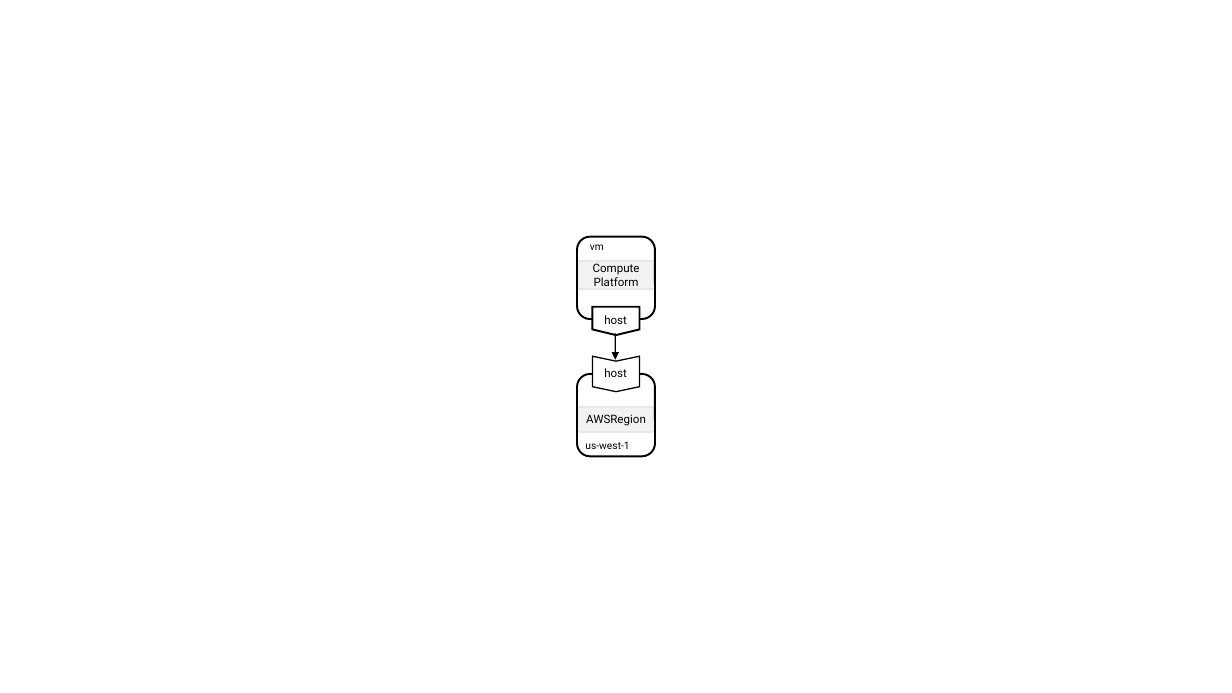
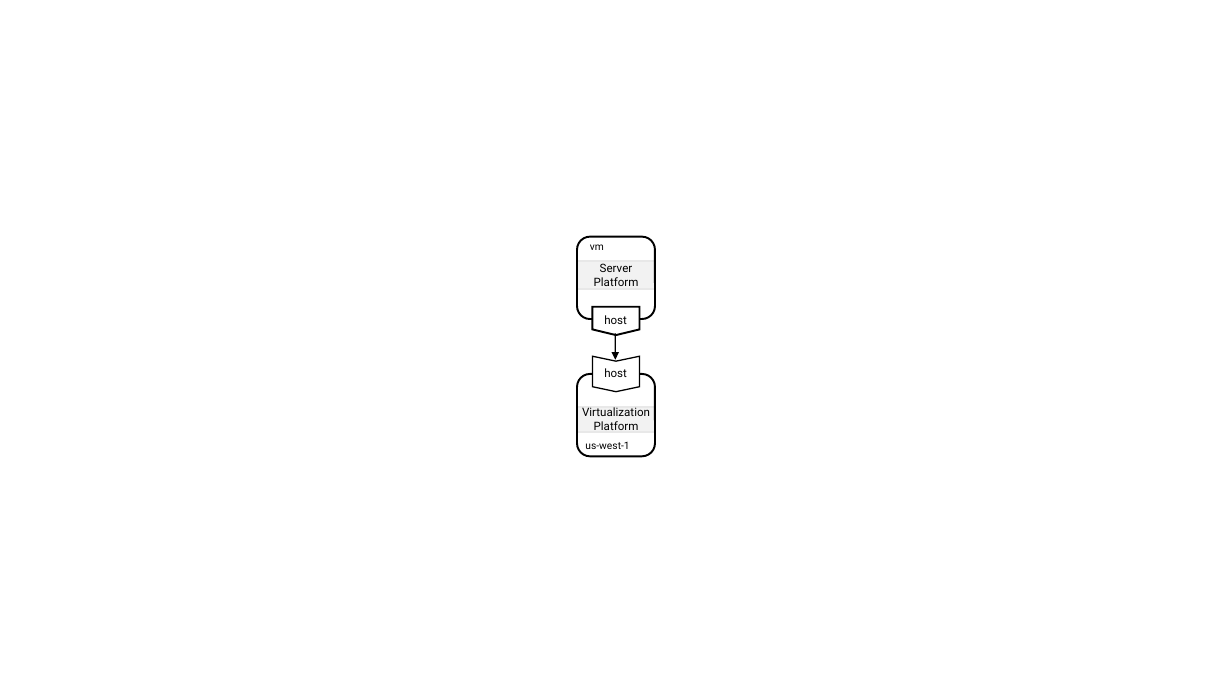
Before and after one commit to oasis-open/tosca-community-contributions, a slide deck: slide 2 of profiles/community/tosca/abstract/platform/sources/platforms.pptx. Drawn at 1232x693 pixels with LibreOffice and Linux fonts; fonts in the diff are those of the drawing. Boxes give left, top, right and bottom in pixels: in the first picture for what was removed or moved away, otherwise in the second. Text is boxed around its words. In the diff, an @@ line names an element or a change of style, - is before the commit and + after.

Commit message:
Update documentation for the abstract Platform profile (#291)
* Rename 'vendor' property to 'product'

* Remove Provider node type and associated capability and relationship types.

* Update documentation of abstract Platform profile to reflect the most recent version of the profile.

* Add files via upload

* Add files via upload

* Correct the links to the figures.
Add questions about substitution mapping.

```diff
--- a/profiles/community/tosca/abstract/platform/sources/platforms.pptx
+++ b/profiles/community/tosca/abstract/platform/sources/platforms.pptx
@@ text in rectangle at box(600, 263, 633, 272): text changed @@
-Compute
+Server
@@ text in rectangle at box(582, 407, 650, 430): text changed @@
-AWSRegion
+Virtualization Platform
```
Also in this commit, not shown: 6 other slides changed, 2 slides added, 15 other files.
